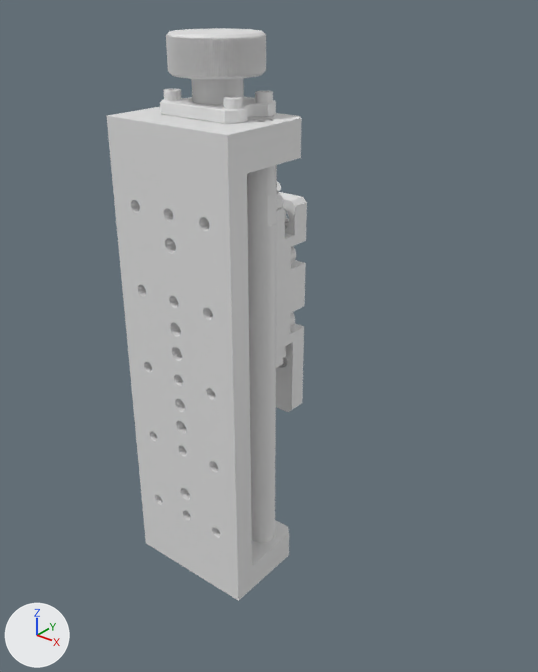
Two versions of the Blender file 01 Blender/zAxis/01 Z axis wip.blend, one commit apart.
Camera for both pictures: a camera (50 mm lens) standing at (10.53, -6.73, 10.47) and looking at (2.98, 2.72, 4.62). The lights are fixed; the arrows at lower left show +X, +Y and +Z.

Names of what the first picture shows: 'Z Axis-BVe1 Optics Assy', 'Z Axis-BVe1 Optics Assy.001'.
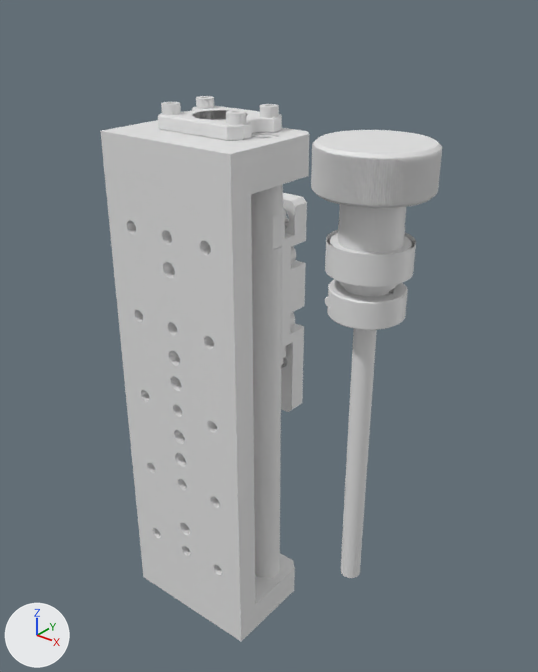
Pixel boxes [x1, y1, x2, y2] of what changed, in the pictures (538 x 672 px):
'Z Axis-BVe1 Optics Assy', reshaped, moved: before [107, 28, 302, 601]; after [100, 96, 309, 641]
'Z Axis-BVe1 Optics Assy.002', added: after [311, 130, 442, 578]
part 1 of me_z_axis_bve1_optics_assy_001, cut back: before [166, 28, 266, 105]

The change in detail:
me_z_axis_bve1_optics_assy_001 is used by ob_z_axis_bve1_optics_assy; location (0.0, 0.0, 0.0); scale (0.05, 0.05, 0.05).
me_z_axis_bve1_optics_assy_001 had 14017 vertices, 9422 faces and spanned x 23.0..73.0, y 20.0..59.0, z 0.0..194.0.
me_z_axis_bve1_optics_assy_001 now has 9655 vertices, 6583 faces and spans x 23.0..73.0, y 20.0..57.0, z 0.0..177.0.
me_z_axis_bve1_optics_assy_001 part 1: 3 vertices moved within x 38.0..49.0, y 38.0..50.0, z 158.0..169.0; 3419 vertices removed from x 33.0..63.0, y 29.0..59.0, z 63.0..194.0.
Mesh me_z_axis_bve1_optics_assy_002 is new.
It has 4537 vertices, 2839 faces and spans x 32.5..62.5, y 29.0..59.0, z 63.0..194.0.
Object 'Z Axis-BVe1 Optics Assy' (ob_z_axis_bve1_optics_assy) moves from (0.0, 0.0, 0.0) to (0.61, -0.64, -0.07).
Object 'Z Axis-BVe1 Optics Assy.002' (ob_z_axis_bve1_optics_assy_002) is new; it shows me_z_axis_bve1_optics_assy_002.
Its location is (3.64, -1.27, -0.97).
Its scale is (0.05, 0.05, 0.05).
